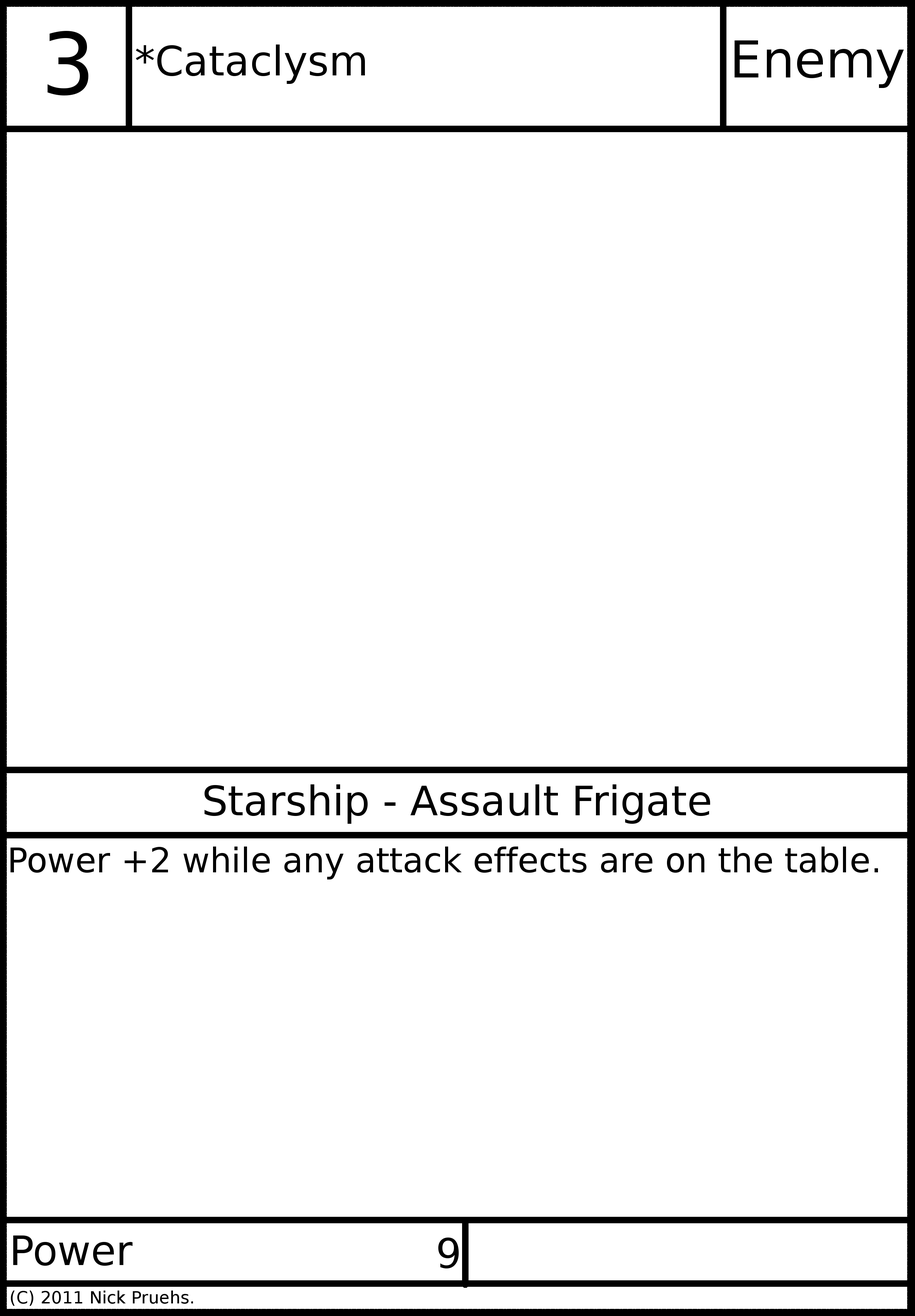
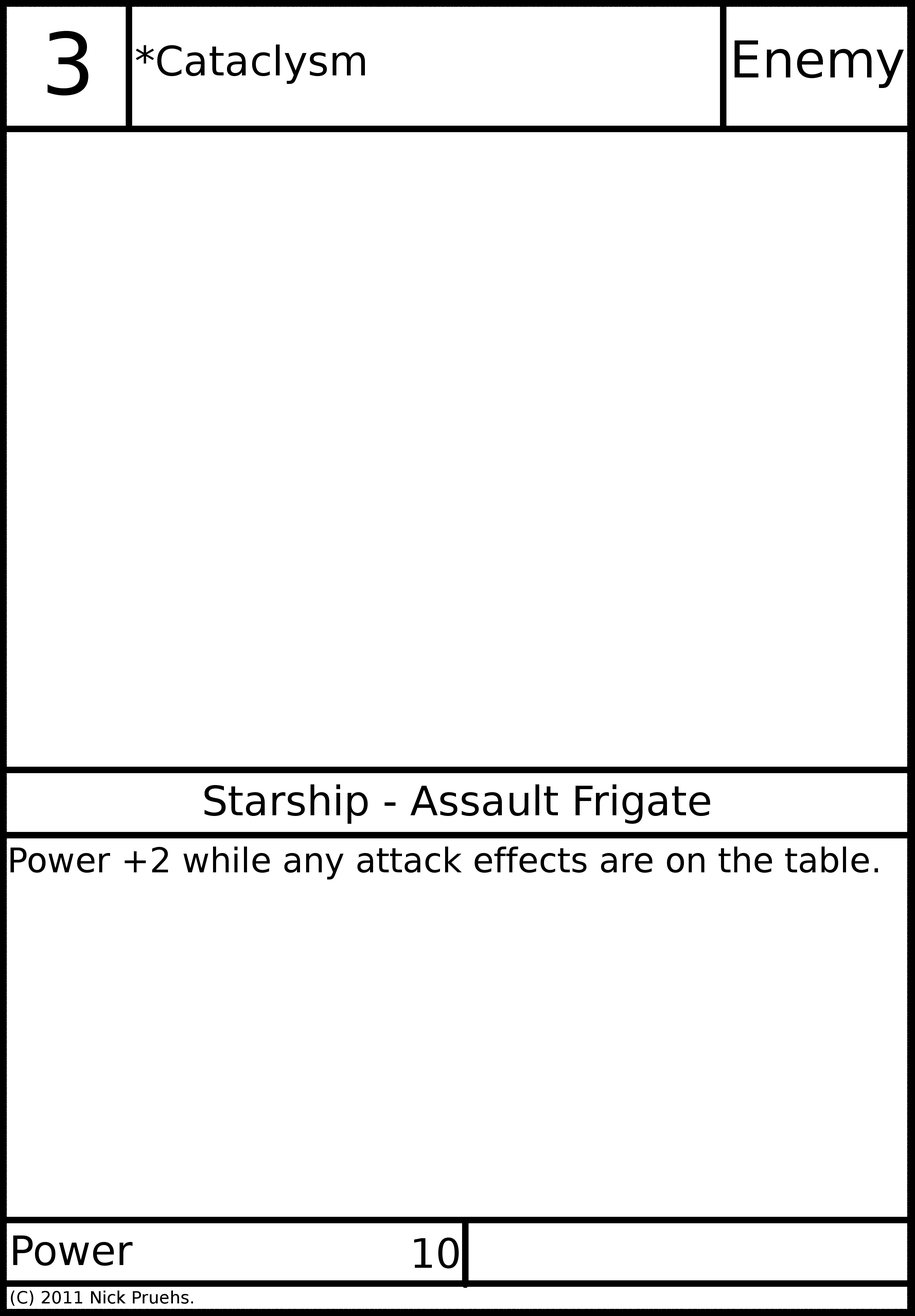
Layers edited between the first and the second (915, 1316) image:
painted on "Power Value" over (414, 1237, 459, 1269)
